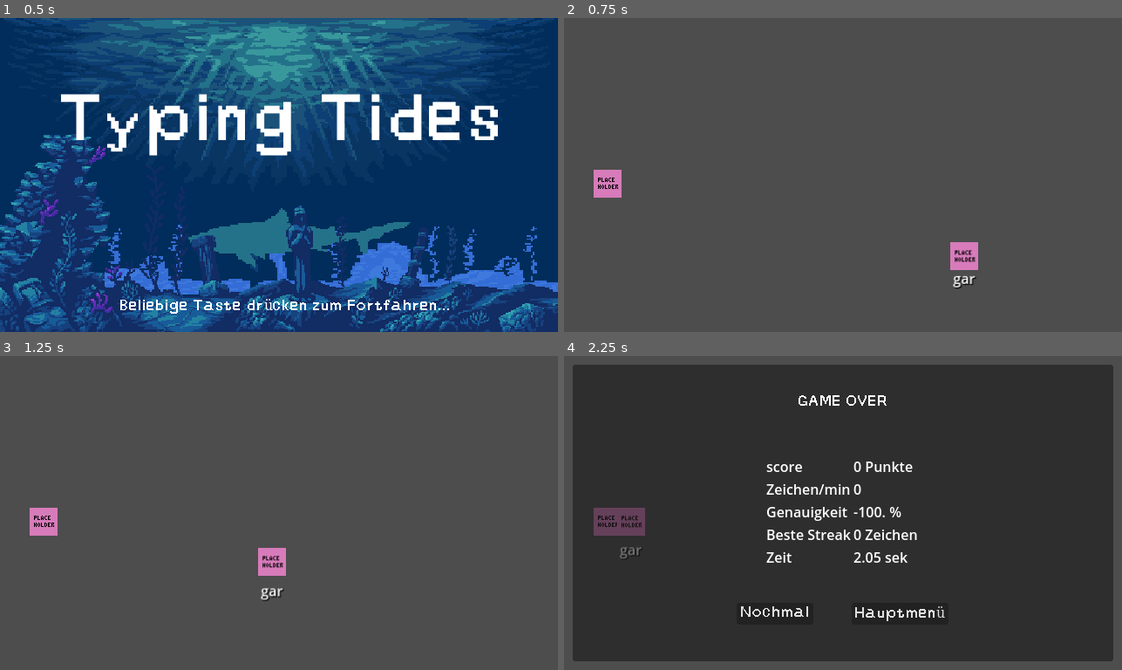
Above: before the commit, frames 1-4 (two rows, left to right).
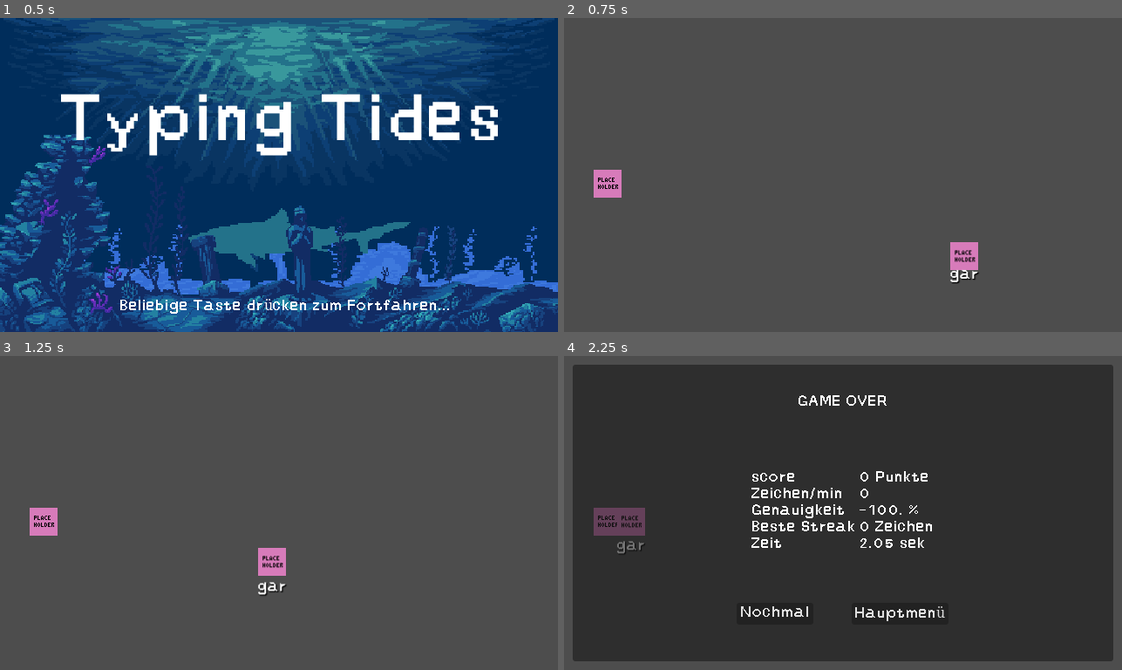
Above: after the commit, the same moments.

Repository: lehmius/typing-tides
Game: Godot game, scene res://scenes/game.tscn
Two runs of this game, one before a commit and one after it. Both use one fixed random seed, a clock stepped at 60 frames per second and the inputs below. The engine's default icon, where the game draws it, is replaced by a stand-in: a white triangle on a blue panel in a dark square.
Inputs:
- Up to frame 1 (0.5 s): no input
- Up to frame 2 (0.75 s): tap Enter at 0.5 s
- Up to frame 3 (1.25 s): no input
- Up to frame 4 (2.25 s): no input

Frame 1 is identical in both runs. In frame 2, 0.2% of the frame differs, in the area x 69-75%, y 80-87%; in frame 3, 0.2%; in frame 4, 2.7%, in the area x 9-66%, y 33-66%.

Commit message:
Add mode_select and level_select scenes, add default font to entire project

Diff:
--- a/project.godot
+++ b/project.godot
@@ -27,6 +27,10 @@
 window/size/viewport_width=640
 window/size/viewport_height=360
 
+[gui]
+
+theme/custom_font="uid://84a50x0xbb02"
+
 [rendering]
 
 renderer/rendering_method="gl_compatibility"
--- /dev/null
+++ b/scenes/level_select.tscn
@@ -0,0 +1,14 @@
+[gd_scene format=3 uid="uid://beifew10nwrqb"]
+
+[node name="LevelSelect" type="Control"]
+layout_mode = 3
+anchors_preset = 15
+anchor_right = 1.0
+anchor_bottom = 1.0
+grow_horizontal = 2
+grow_vertical = 2
+
+[node name="TextureRect" type="TextureRect" parent="."]
+layout_mode = 0
+offset_right = 40.0
+offset_bottom = 40.0
--- /dev/null
+++ b/scenes/mode_select.tscn
@@ -0,0 +1,39 @@
+[gd_scene load_steps=2 format=3 uid="uid://dorm7t51ukd3j"]
+
+[ext_resource type="Texture2D" uid="uid://duonw8rod1fqh" path="res://assets/levels/menu_screens/EndlessOrLevel.png" id="1_pskx3"]
+
+[node name="ModeSelect" type="Control"]
+layout_mode = 3
+anchors_preset = 15
+anchor_right = 1.0
+anchor_bottom = 1.0
+grow_horizontal = 2
+grow_vertical = 2
+
+[node name="TextureRect" type="TextureRect" parent="."]
+layout_mode = 0
+offset_right = 40.0
+offset_bottom = 40.0
+texture = ExtResource("1_pskx3")
+
+[node name="Label" type="Label" parent="."]
+layout_mode = 0
+offset_left = 15.0
+offset_top = 286.0
+offset_right = 310.0
+offset_bottom = 347.0
+text = "Lerne das 10 Finger Schreiben in
+maßgeschneiderten Leveln"
+horizontal_alignment = 1
+vertical_alignment = 1
+
+[node name="Label2" type="Label" parent="."]
+layout_mode = 0
+offset_left = 380.0
+offset_top = 15.0
+offset_right = 595.0
+offset_bottom = 57.0
+text = "Prüfe deine Fähigkeiten
+in einem Endless-Runner"
+horizontal_alignment = 1
+vertical_alignment = 1
--- a/scripts/game_state_handler.gd
+++ b/scripts/game_state_handler.gd
@@ -282,7 +282,10 @@
 ##
 ## @returns: void
 func loadLevel(levelID:int) -> void:
-	pass
+	match levelID:
+		-2:
+			print("loading main menu")
+	print("Loading level ", levelID)
 
 ## Helper function to trigger when level data has been received.
 ##
